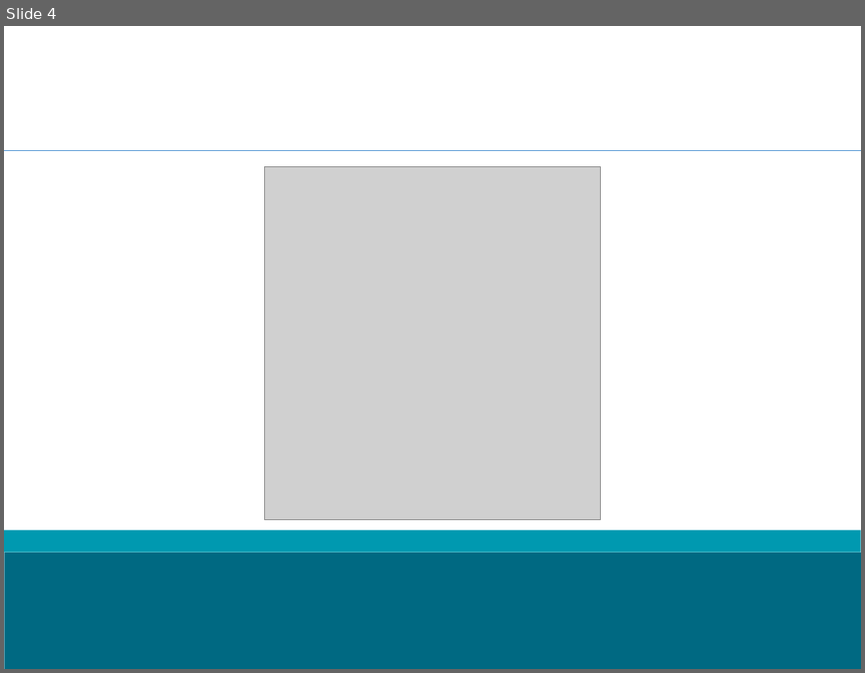
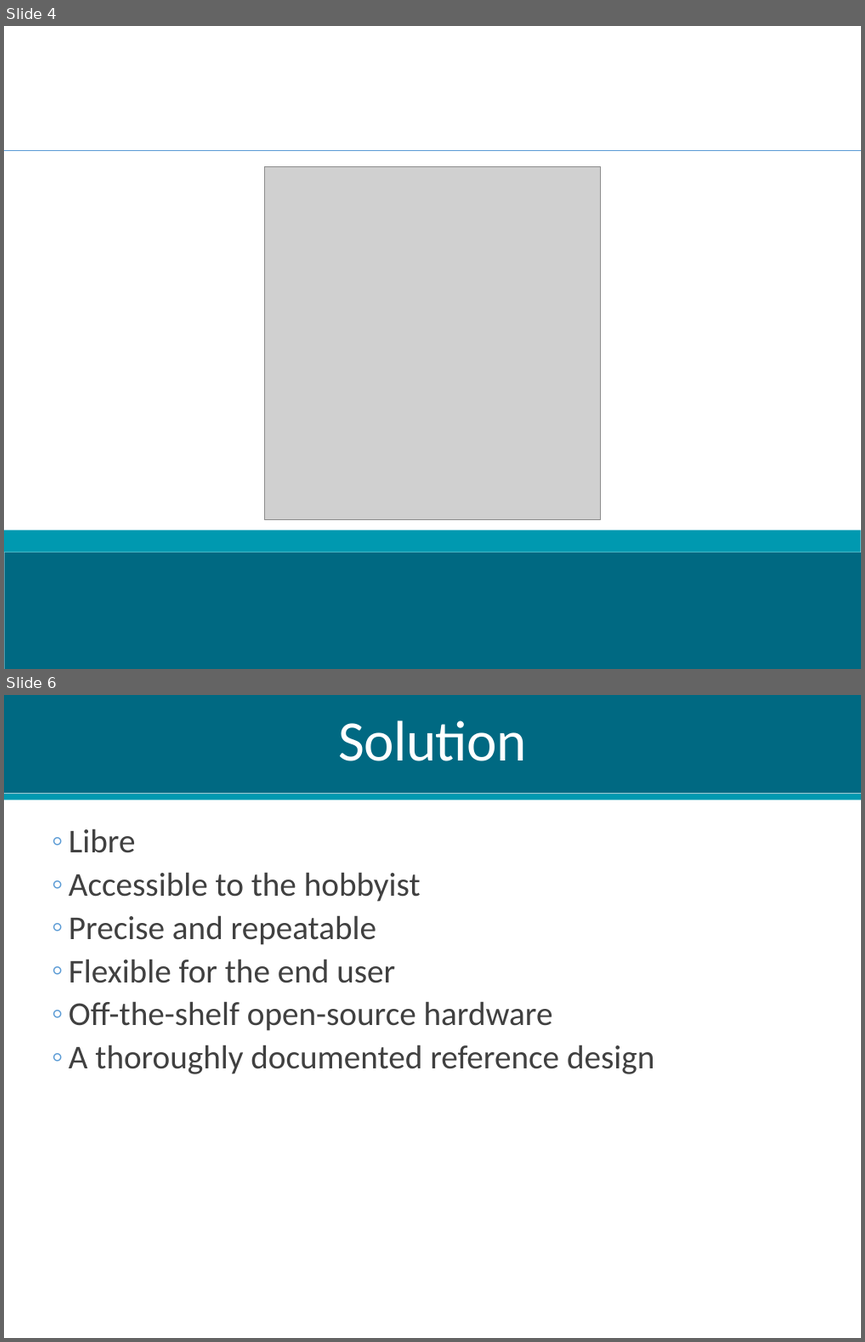
Before and after one commit to dan-olsen/SeniorDesign, a slide deck: Poster/ProjectPAMPoster.pptx. Shown one above the other, each under a label of ours: slide 4 before the commit, slides 4 and 6 after it; the slides between them are not shown. The pictures are 865x673 and 865x1342 pixels, drawn with LibreOffice and Linux fonts; fonts in the diff are those of the drawing; grey boxes stand for pictures. Boxes give left, top, right and bottom in pixels: in the first picture for what was removed or moved away, otherwise in the second. Text is boxed around its words. In the diff, an @@ line names an element or a change of style, - is before the commit and + after.

```diff
--- a/Poster/ProjectPAMPoster.pptx
+++ b/Poster/ProjectPAMPoster.pptx
@@ slide 6 added at <box>4,695,861,1338</box>, background #FFFFFF @@
@@ rectangle added at <box>4,695,861,794</box>, fill #006982 @@
@@ title added at <box>339,721,527,761</box>, 48 pt, text #FFFFFF @@
+Solution
@@ rectangle added at <box>4,794,861,800</box>, fill #0099B0 @@
@@ text added at <box>69,828,654,1074</box>, 28 pt, text #404040 @@
+  ◦ Libre
+  ◦ Accessible to the hobbyist
+  ◦ Precise and repeatable
+  ◦ Flexible for the end user
+  ◦ Off-the-shelf open-source hardware
+  ◦ A thoroughly documented reference design
```
Also in this commit, not shown: 10 other slides added.
